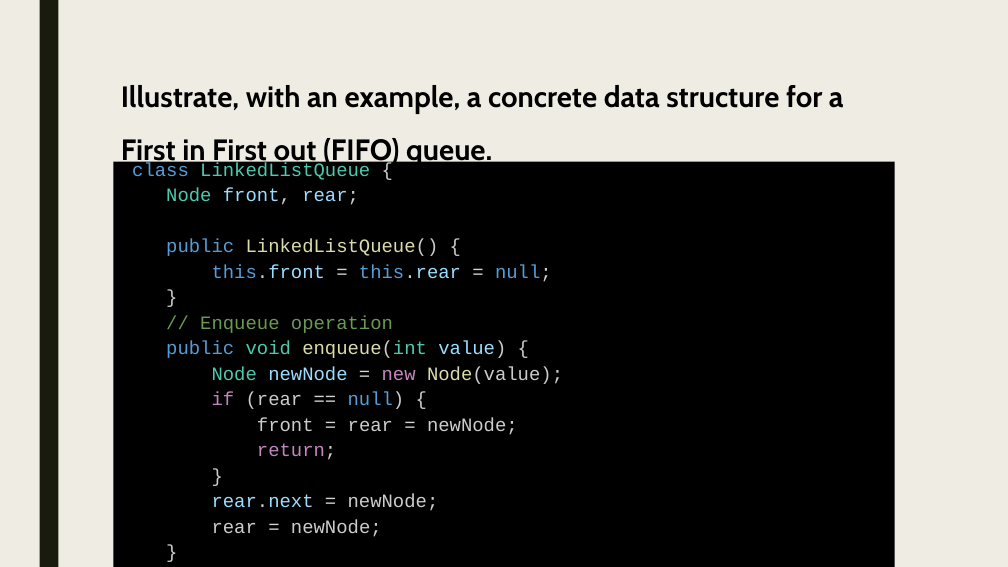
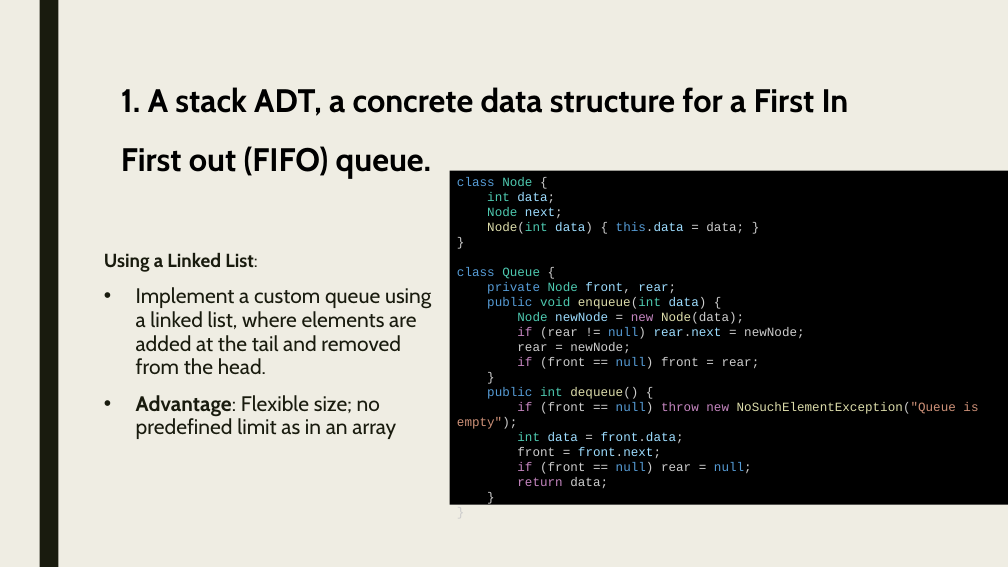
Before and after one commit to PuppySneaky/ASM1-Data-Structure-Algorithms, a slide deck: slide 48 of ASM1.pptx (slide 39 before the commit). Drawn at 1008x567 pixels with LibreOffice and Linux fonts; fonts in the diff are those of the drawing. Boxes give left, top, right and bottom in pixels: in the first picture for what was removed or moved away, otherwise in the second. Text is boxed around its words. In the diff, an @@ line names an element or a change of style, - is before the commit and + after.

```diff
--- a/ASM1.pptx
+++ b/ASM1.pptx
@@ title at (121, 87, 849, 179): text changed; size 28 to 31 pt @@
-Illustrate, with an example, a concrete data structure for a First in First out (FIFO) queue.
+1. A stack ADT, a concrete data structure for a First In First out (FIFO) queue.
@@ rectangle removed at (113, 162, 895, 567) @@
-class LinkedListQueue {
-Node front, rear;
-public LinkedListQueue() {
-this.front = this.rear = null;
-}
-// Enqueue operation
-public void enqueue(int value) {
-Node newNode = new Node(value);
-if (rear == null) {
-front = rear = newNode;
-return;
-}
-rear.next = newNode;
-rear = newNode;
-}
@@ rectangle added at (450, 171, 1008, 505), fill #000000, 12 pt, text #CCCCCC @@
+class Node {
+int data;
+Node next;
+Node(int data) { this.data = data; }
+}
+class Queue {
+private Node front, rear;
+public void enqueue(int data) {
+Node newNode = new Node(data);
+if (rear != null) rear.next = newNode;
+rear = newNode;
+if (front == null) front = rear;
+}
+public int dequeue() {
+if (front == null) throw new NoSuchElementException("Queue is empty");
+int data = front.data;
+front = front.next;
+if (front == null) rear = null;
+return data;
+}
+}
@@ text added at (104, 253, 431, 439), 20 pt, text #191B0E @@
+Using a Linked List:
+• Implement a custom queue using a linked list, where elements are added at the tail and removed from the head.
+• Advantage: Flexible size; no predefined limit as in an array
```
Also in this commit, not shown: 9 other slides changed, 49 slides added, 44 slides removed.
